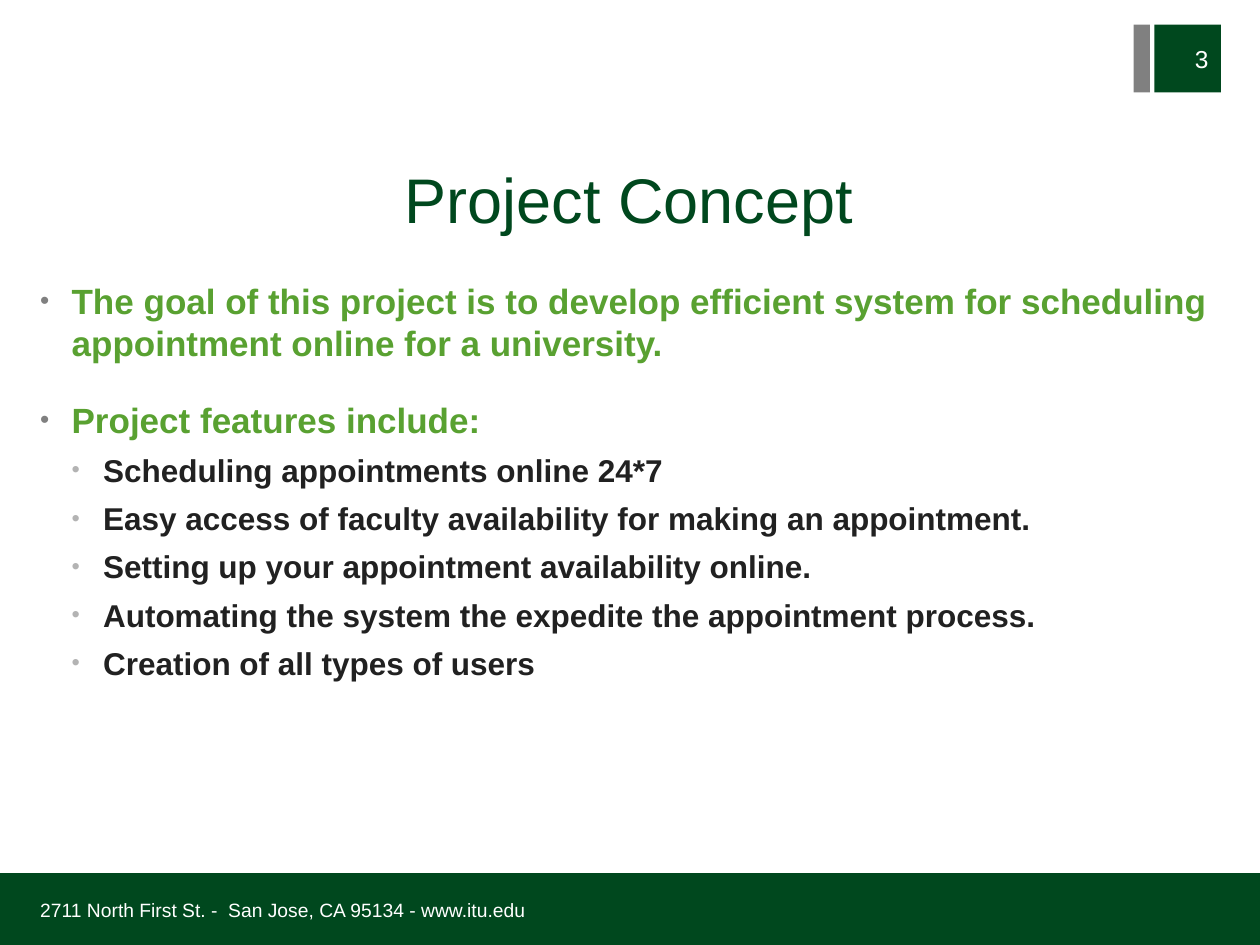
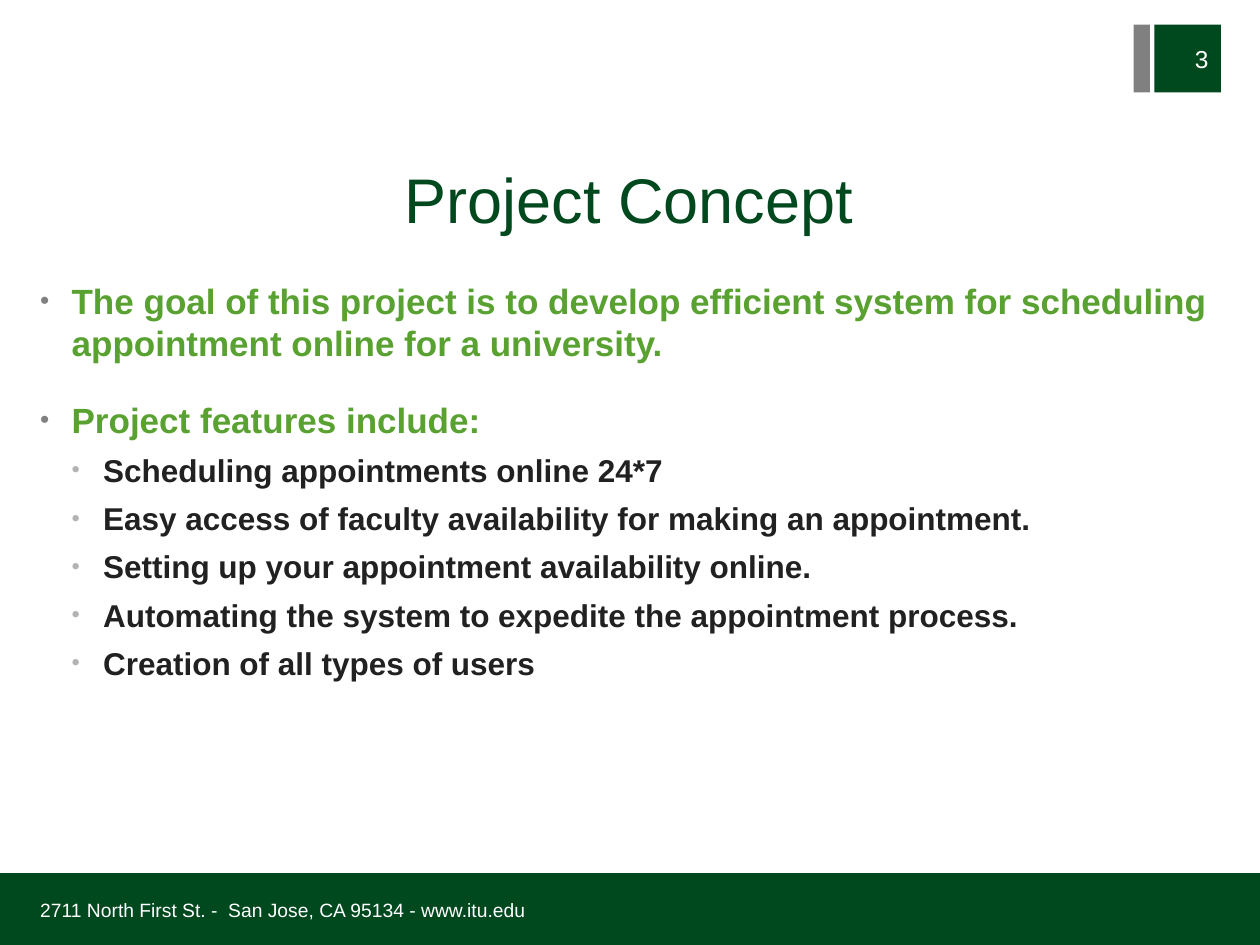
Before and after one commit to joshisange89/EAppointment, a slide deck: slide 3 of Documentation/Demo/Demo Presentation/E-Appointment_Demo.ppt. Drawn at 1260x945 pixels with LibreOffice and Linux fonts; fonts in the diff are those of the drawing; background and template pictures are left out. Boxes give left, top, right and bottom in pixels: in the first picture for what was removed or moved away, otherwise in the second. Text is boxed around its words. In the diff, an @@ line names an element or a change of style, - is before the commit and + after.

```diff
--- a/Documentation/Demo/Demo Presentation/E-Appointment_Demo.ppt
+++ b/Documentation/Demo/Demo Presentation/E-Appointment_Demo.ppt
@@ text at [103, 604, 1017, 633]: text changed @@
-  • Automating the system the expedite the appointment process.
+  • Automating the system to expedite the appointment process.
```
Also in this commit, not shown: 4 other slides changed, 7 slides added, 1 slide removed, 29 other files.
